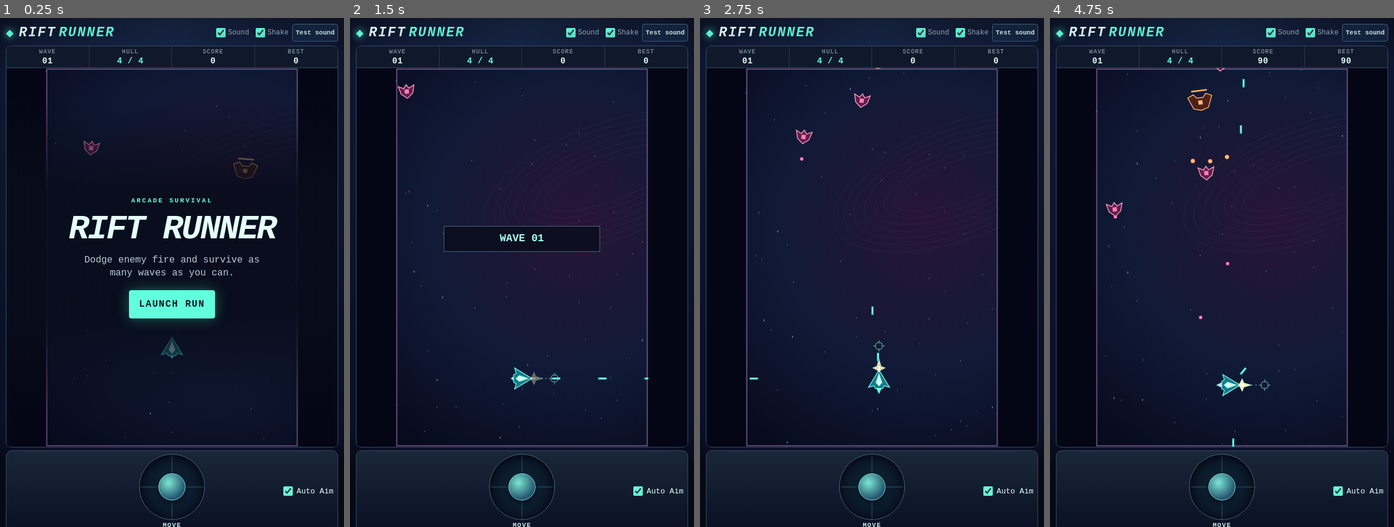
Above: before the commit, frames 1-4 (left to right).
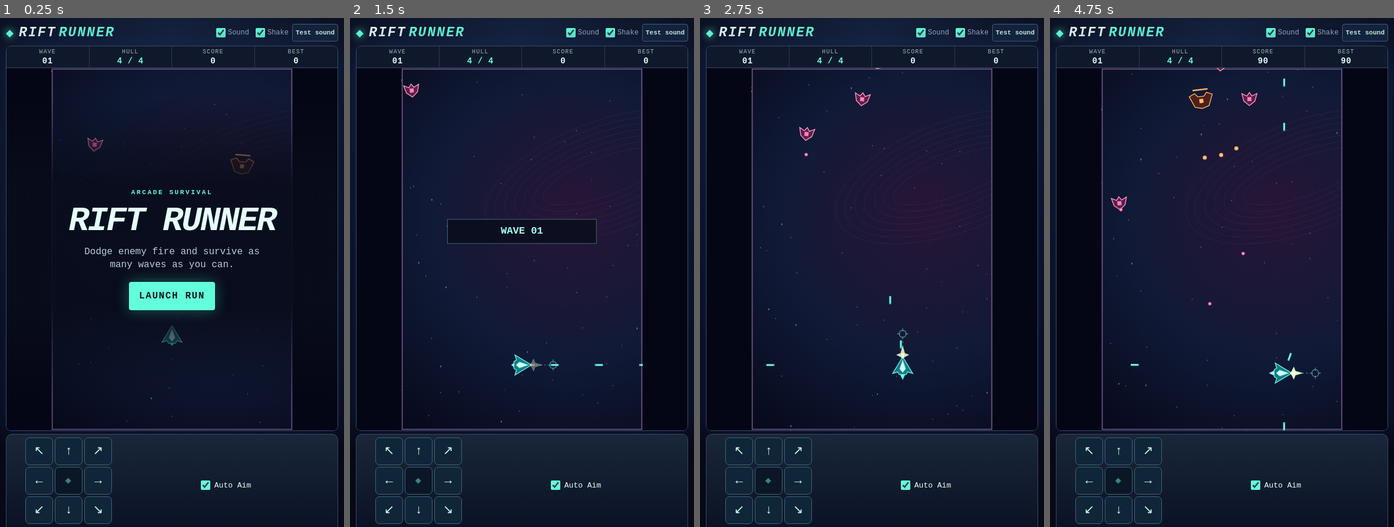
Above: after the commit, the same moments.

Repository: gambizt3-dev/rift-runner
Game: browser game, page index.html
Two runs of this game, one before a commit and one after it. Both use one fixed random seed, a clock stepped at 60 frames per second and the inputs below.
Inputs (mouse positions are in pixels of both pictures, inside the frame that each line leads up to; where the layout moved, square brackets give the same spot in the first picture):
- Up to frame 1 (0.25 s): no input
- Up to frame 2 (1.5 s): click "LAUNCH RUN" at 0.27 s; hold Right from 1.03 s (still down); click (522, 287) [522, 292] at 1.07 s; tap Space at 1.1 s
- Up to frame 3 (2.75 s): release Right at 1.53 s; hold Down 1.58-1.85 s; tap Space at 1.6, 2.1, 2.6 s; click (806, 211) [806, 221] at 1.67 s; hold Left 1.9-2.47 s; click (799, 481) at 2.02 s, where only the run after the commit has a clickable "→"; click (937, 196) [937, 201] at 2.27 s; tap D at 2.52 s; hold Up from 2.52 s (still down)
- Up to frame 4 (4.75 s): release Up at 2.82 s; click (1270, 323) [1270, 333] at 2.87 s; hold Right 2.87-3.53 s; tap Space every 0.5 s from 3.1 to 4.6 s; click (1139, 338) [1139, 353] at 3.47 s; tap A at 3.52 s; hold Up 3.58-3.82 s; hold Left 3.87-4.3 s; click (1222, 175) [1222, 180] at 4.07 s; hold Down 4.35-4.68 s; click (1118, 511) at 4.52 s, where only the run after the commit has a clickable "↓"; tap S at 4.52 s; click (1321, 267) [1321, 277] at 4.67 s; hold Right from 4.73 s (still down)

The runs differ from the first frame. In frame 1, 8.0% of the frame differs, in the area x 1-99%, y 9-100%; in frame 2, 6.1%; in frame 3, 5.6%; in frame 4, 6.0%.

Commit message:
Add accessible eight-way phone steering with positive south control

Diff:
--- a/game.js
+++ b/game.js
@@ -106,7 +106,7 @@
 function showAimMode(){
  if(aimSwitch)aimSwitch.checked=autoAim;
  if(deck)deck.dataset.mode=autoAim?'auto':'manual';
- if(touchHelp)touchHelp.textContent=autoAim?'Drag Move to dodge. Your ship aims and fires at visible enemies.':'Drag Move to fly and hold Aim & fire to shoot. A centre tap fires in the last direction.';
+ if(touchHelp)touchHelp.textContent=autoAim?'Hold a direction button to dodge. Your ship aims and fires at visible enemies.':'Hold a direction button to fly; use Aim & fire to shoot. A centre tap on Aim fires in the last direction.';
 }
 showAimMode();
 aimSwitch?.addEventListener('change',()=>{
@@ -117,7 +117,7 @@
  showAimMode();
 });
 const stars=Array.from({length:150},(_,i)=>({x:(i*107+i*i*11)%W,y:(i*173+i*i*7)%H,r:i%17===0?1.65:i%3===0?1.04:.44,d:18+(i%13)*7,h:i%5===0?'#67c3d6':i%7===0?'#b853c2':'#b4d1ed'}));
-let best=past(),state='menu',p,wave,score,remaining,spawnIn,shotDue,elapsed=0,last=0,flash=0,shake=0,frame=0,nextWaveIn=0,waveCue=0,movePtr=null,aimPtr=null,mousePtr=null,mousePoint=null,tapAim=null,scale=1,dx=0,dy=0,cssScale=1,viewW=1,viewH=1,hiDpi=1;
+let best=past(),state='menu',p,wave,score,remaining,spawnIn,shotDue,elapsed=0,last=0,flash=0,shake=0,frame=0,nextWaveIn=0,waveCue=0,movePtr=null,moveKey=null,movePulse=null,heldMove=null,aimPtr=null,mousePtr=null,mousePoint=null,tapAim=null,scale=1,dx=0,dy=0,cssScale=1,viewW=1,viewH=1,hiDpi=1;
 let shots=[],foeShots=[],foes=[],sparks=[],rings=[],recoil=0;
 const kick=amount=>{shake=Math.max(shake,amount);};
 const keys=new Set();
@@ -133,8 +133,8 @@
 }
 function clearInput(){
  const release=[[movePad,movePtr?.id],[aimPad,aimPtr?.id],[canvas,mousePtr]];
- keys.clear();movePtr=null;aimPtr=null;mousePtr=null;mousePoint=null;tapAim=null;autoLock=null;
- showStick(movePad);showStick(aimPad);
+ keys.clear();movePtr=null;moveKey=null;movePulse=null;aimPtr=null;mousePtr=null;mousePoint=null;tapAim=null;autoLock=null;
+ paintMove();showStick(aimPad);
  for(const [pad,id] of release)if(id!==null&&id!==undefined){try{pad?.releasePointerCapture?.(id);}catch{}}
 }
 function record(){if(score>best){best=score;try{localStorage.setItem(save,String(best));}catch{}}}
@@ -200,31 +200,77 @@
  const power=Math.pow(clamp((m-dead)/(radius-dead),0,1),1.38),u=m?x/m:0,v=m?y/m:0;
  return {x:u*power,y:v*power,dx:u*Math.min(radius,m),dy:v*Math.min(radius,m),angle:m>dead?Math.atan2(y,x):null};
 }
-function connectPad(pad,forAim){
- if(!pad)return;
+const directions={n:[0,-1],ne:[Math.SQRT1_2,-Math.SQRT1_2],e:[1,0],se:[Math.SQRT1_2,Math.SQRT1_2],s:[0,1],sw:[-Math.SQRT1_2,Math.SQRT1_2],w:[-1,0],nw:[-Math.SQRT1_2,-Math.SQRT1_2]};
+function moveButton(target){
+ const button=target?.closest?.('[data-move]');
+ return button&&movePad?.contains(button)&&Object.hasOwn(directions,button.dataset.move)?button:null;
+}
+function moveValue(button){const [x,y]=button?directions[button.dataset.move]:[0,0];return {x,y,button};}
+function paintMove(){
+ const button=(movePtr??moveKey??movePulse)?.button??null;
+ if(button!==heldMove){if(heldMove)delete heldMove.dataset.held;heldMove=button;if(button)button.dataset.held='true';}
+}
+if(movePad){
+ movePad.addEventListener('pointerdown',e=>{
+  const button=moveButton(e.target);
+  if(state!=='play'||e.button>0||!button||movePtr||aimPtr?.id===e.pointerId)return;
+  e.preventDefault();selectInput(true);unlockAudio();capture(movePad,e);movePulse=null;
+  movePtr={id:e.pointerId,held:0,...moveValue(button)};paintMove();
+ });
+ movePad.addEventListener('pointermove',e=>{
+  if(state!=='play'||movePtr?.id!==e.pointerId)return;
+  e.preventDefault();
+  const over=document.elementFromPoint?.(e.clientX,e.clientY);
+  if(!document.elementFromPoint)return;
+  const direction=moveButton(over);
+  if(direction!==movePtr.button)Object.assign(movePtr,moveValue(direction),{held:0});
+  paintMove();
+ });
+ for(const event of ['pointercancel','pointerup','lostpointercapture'])movePad.addEventListener(event,e=>{
+  if(movePtr?.id!==e.pointerId||event==='lostpointercapture'&&e.target!==movePad)return;
+  const pressed=movePtr;movePtr=null;
+  if(event==='pointerup'&&pressed.button&&pressed.held===0)movePulse={...moveValue(pressed.button),left:.065};
+  paintMove();
+ });
+ movePad.addEventListener('keydown',e=>{
+  const button=moveButton(e.target);
+  if(state!=='play'||!button||!['Space','Enter'].includes(e.code))return;
+  e.preventDefault();if(moveKey||e.repeat)return;
+  selectInput(true);unlockAudio();movePulse=null;moveKey={code:e.code,held:0,...moveValue(button)};paintMove();
+ });
+ movePad.addEventListener('keyup',e=>{
+  if(moveKey?.code!==e.code)return;
+  e.preventDefault();const pressed=moveKey;moveKey=null;
+  if(!movePtr&&pressed.held===0)movePulse={...moveValue(pressed.button),left:.065};
+  paintMove();
+ });
+ movePad.addEventListener('focusout',()=>{if(moveKey){moveKey=null;paintMove();}});
+ // Screen reader and other assistive activations may send click without hold.
+ movePad.addEventListener('click',e=>{
+  const button=moveButton(e.target);
+  if(state!=='play'||e.detail!==0||!button||movePtr||moveKey)return;
+  selectInput(true);unlockAudio();movePulse={...moveValue(button),left:.065};paintMove();
+ });
+}
+if(aimPad){
  const update=e=>{
-  const cursor=forAim?aimPtr:movePtr;
-  const v=stickVector(pad,e);Object.assign(cursor,v);showStick(pad,v);
-  if(forAim&&v.angle!==null){p.aim=v.angle;if(tapAim!==null)tapAim=p.aim;}
+  const v=stickVector(aimPad,e);Object.assign(aimPtr,v);showStick(aimPad,v);
+  if(v.angle!==null){p.aim=v.angle;if(tapAim!==null)tapAim=p.aim;}
  };
- pad.addEventListener('pointerdown',e=>{
-  if(state!=='play'||e.button>0||forAim&&autoAim||(forAim?aimPtr:movePtr))return;
-  const other=forAim?movePtr:aimPtr;if(other?.id===e.pointerId)return;
-  e.preventDefault();selectInput(true);unlockAudio();capture(pad,e);
-  if(forAim){aimPtr={id:e.pointerId};tapAim=p.aim;}else movePtr={id:e.pointerId};
-  update(e);
- });
- pad.addEventListener('pointermove',e=>{
-  if(state!=='play'||(forAim?aimPtr:movePtr)?.id!==e.pointerId)return;
+ aimPad.addEventListener('pointerdown',e=>{
+  if(state!=='play'||e.button>0||autoAim||aimPtr||movePtr?.id===e.pointerId)return;
+  e.preventDefault();selectInput(true);unlockAudio();capture(aimPad,e);
+  aimPtr={id:e.pointerId};tapAim=p.aim;update(e);
+ });
+ aimPad.addEventListener('pointermove',e=>{
+  if(state!=='play'||aimPtr?.id!==e.pointerId)return;
   e.preventDefault();update(e);
  });
- for(const event of ['pointercancel','pointerup','lostpointercapture'])pad.addEventListener(event,e=>{
-  if((forAim?aimPtr:movePtr)?.id!==e.pointerId)return;
-  if(forAim){aimPtr=null;if(event!=='pointerup')tapAim=null;}else movePtr=null;
-  showStick(pad);
- });
-}
-connectPad(movePad,false);connectPad(aimPad,true);
+ for(const event of ['pointercancel','pointerup','lostpointercapture'])aimPad.addEventListener(event,e=>{
+  if(aimPtr?.id!==e.pointerId)return;
+  aimPtr=null;if(event!=='pointerup')tapAim=null;showStick(aimPad);
+ });
+}
 canvas.addEventListener('pointerdown',e=>{
  if(state!=='play'||e.pointerType!=='mouse'||e.button>0||mousePtr!==null)return;
  const q=fieldPoint(e);e.preventDefault();selectInput(false);liveFocus();unlockAudio();mousePtr=e.pointerId;mousePoint=q;p.aim=angleTo(q.x,q.y);tapAim=p.aim;capture(canvas,e);
@@ -284,7 +330,10 @@
 }
 function simulate(dt){
  p.inv-=dt;spawnIn-=dt;shotDue-=dt;waveCue=Math.max(0,waveCue-dt);
- const x=movePtr?.x??(Number(has('KeyD'))-Number(has('KeyA'))),y=movePtr?.y??(Number(has('KeyS'))-Number(has('KeyW'))),m=Math.max(1,Math.hypot(x,y));
+ const move=movePtr??moveKey??movePulse;
+ const x=move?.x??(Number(has('KeyD'))-Number(has('KeyA'))),y=move?.y??(Number(has('KeyS'))-Number(has('KeyW'))),m=Math.max(1,Math.hypot(x,y));
+ if(movePtr)movePtr.held+=dt;else if(moveKey)moveKey.held+=dt;
+ if(movePulse){movePulse.left-=dt;if(movePulse.left<=0){movePulse=null;paintMove();}}
  if(x||y){
   const dx=x/m*p.speed-p.vx,dy=y/m*p.speed-p.vy,change=Math.hypot(dx,dy),blend=change?Math.min(1,1250*dt/change):0;
   p.vx+=dx*blend;p.vy+=dy*blend;
--- a/index.html
+++ b/index.html
@@ -27,12 +27,12 @@
 </div>
 </section>
 <div class="flight-deck" id="flight-deck" data-mode="auto" aria-label="Touch flight controls">
-<div class="pad-side"><button class="pad" id="move-pad" type="button" aria-label="Move joystick" aria-describedby="move-guide"><span class="thumb" aria-hidden="true"></span></button><span id="move-guide">MOVE</span></div>
+<div class="pad-side"><div class="dpad" id="move-pad" role="group" aria-label="Eight-way movement" aria-describedby="move-guide"><button type="button" data-move="nw" aria-label="Steer Northwest">↖</button><button type="button" data-move="n" aria-label="Steer North">↑</button><button type="button" data-move="ne" aria-label="Steer Northeast">↗</button><button type="button" data-move="w" aria-label="Steer West">←</button><span class="dpad-centre" aria-hidden="true">◆</span><button type="button" data-move="e" aria-label="Steer East">→</button><button type="button" data-move="sw" aria-label="Steer Southwest">↙</button><button type="button" data-move="s" aria-label="Steer South">↓</button><button type="button" data-move="se" aria-label="Steer Southeast">↘</button></div><span id="move-guide">HOLD TO STEER</span></div>
 <div class="deck-center"><label class="toggle aim-toggle"><input id="aim-mode" type="checkbox" checked> <span>Auto Aim</span></label><small>TOUCH CONTROLS</small></div>
 <div class="pad-side"><button class="pad" id="aim-pad" type="button" aria-label="Aim and fire joystick" aria-describedby="fire-guide"><span class="thumb" aria-hidden="true"></span></button><span id="fire-guide">AIM + FIRE</span></div>
 </div>
 <div class="sound-feedback" id="sound-status" role="status"></div>
-<footer id="controls"><span id="touch-help">Steer with one thumb. Steer against drift to brake.</span><span><b>Desktop</b> WASD to fly · arrows or hold mouse to aim + fire</span></footer>
+<footer id="controls"><span id="touch-help">Hold a direction. Release to coast.</span><span><b>Desktop</b> WASD to fly · arrows or hold mouse to aim + fire</span></footer>
 </main>
 </body>
 </html>
--- a/style.css
+++ b/style.css
@@ -65,3 +65,16 @@
 .sound-feedback{color:#bbd6db;text-align:center;font-size:11px;line-height:1.25}
 .sound-feedback:empty{display:none}
 @media(max-width:375px){.brand h1{font-size:13px;letter-spacing:.03em}.brand{gap:4px}.mark{font-size:12px}.settings{gap:3px}.settings .toggle{font-size:11px}.sound-test{font-size:10px}}
+@media(pointer:coarse),(hover:none){
+ .stage{height:min(710px,calc((100vw - 18px) * 1.5),calc(100svh - 250px - env(safe-area-inset-bottom) - env(safe-area-inset-top)))}
+ .dpad{display:grid;grid-template:repeat(3,var(--dpad-size))/repeat(3,var(--dpad-size));--dpad-size:clamp(37px,11.4vw,47px);gap:3px;touch-action:none}
+ .dpad button,.dpad-centre{border:1px solid #3d6575;border-radius:7px;display:grid;place-items:center;background:#102538;color:#c7fff1;font:800 21px/1 ui-monospace,monospace;padding:0;touch-action:none;user-select:none;-webkit-user-select:none;-webkit-tap-highlight-color:transparent}
+ .dpad button:active,.dpad button[data-active=true],.dpad button[aria-pressed=true]{background:#39757b;border-color:#a6fff0;color:#fff}
+ .dpad-centre{color:#38847d;font-size:13px;background:#0b1726}
+ .flight-deck[data-mode=auto]{justify-content:flex-start;padding-left:clamp(12px,6vw,32px)}
+ .flight-deck[data-mode=auto] .deck-center{position:static;transform:none;flex:1}
+}
+@media(pointer:coarse) and (orientation:landscape) and (max-height:530px){
+ .dpad{--dpad-size:27px;gap:2px}.dpad button{font-size:15px}
+ .stage{height:calc(100svh - 207px - env(safe-area-inset-bottom));min-height:80px}
+}
